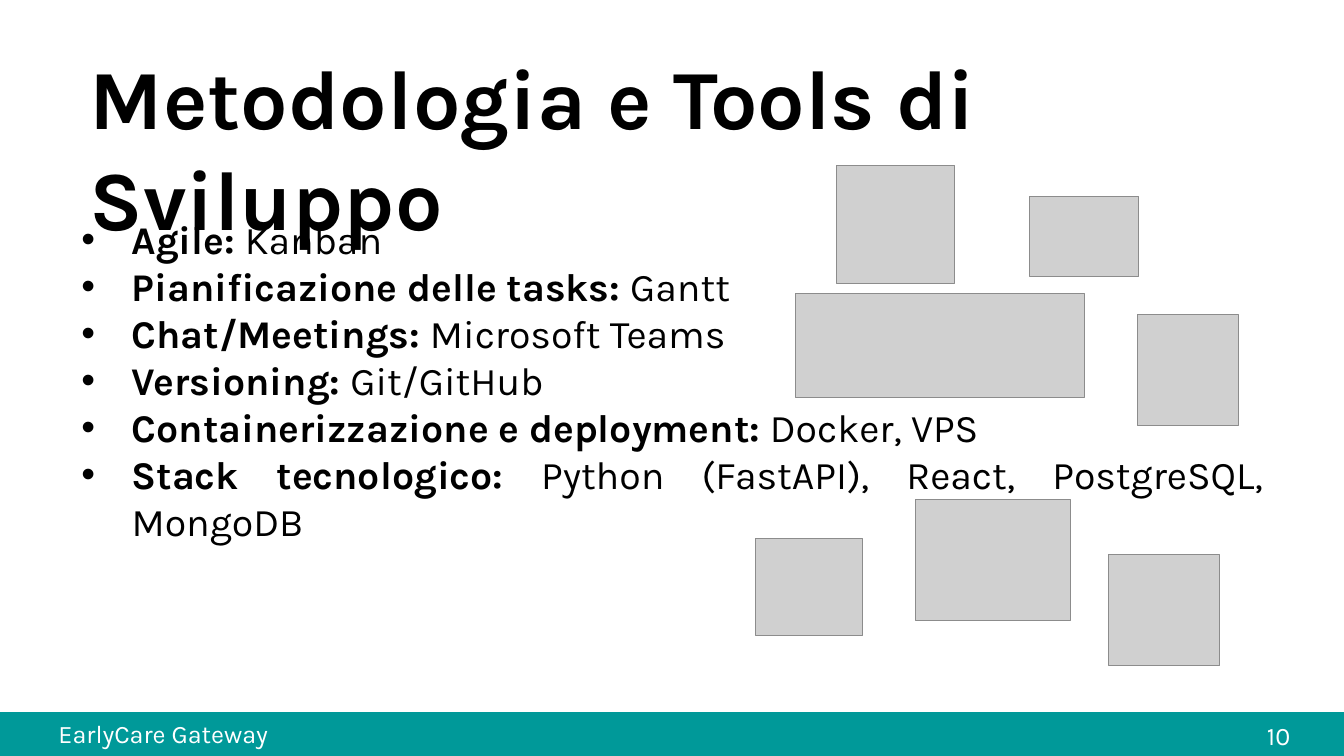
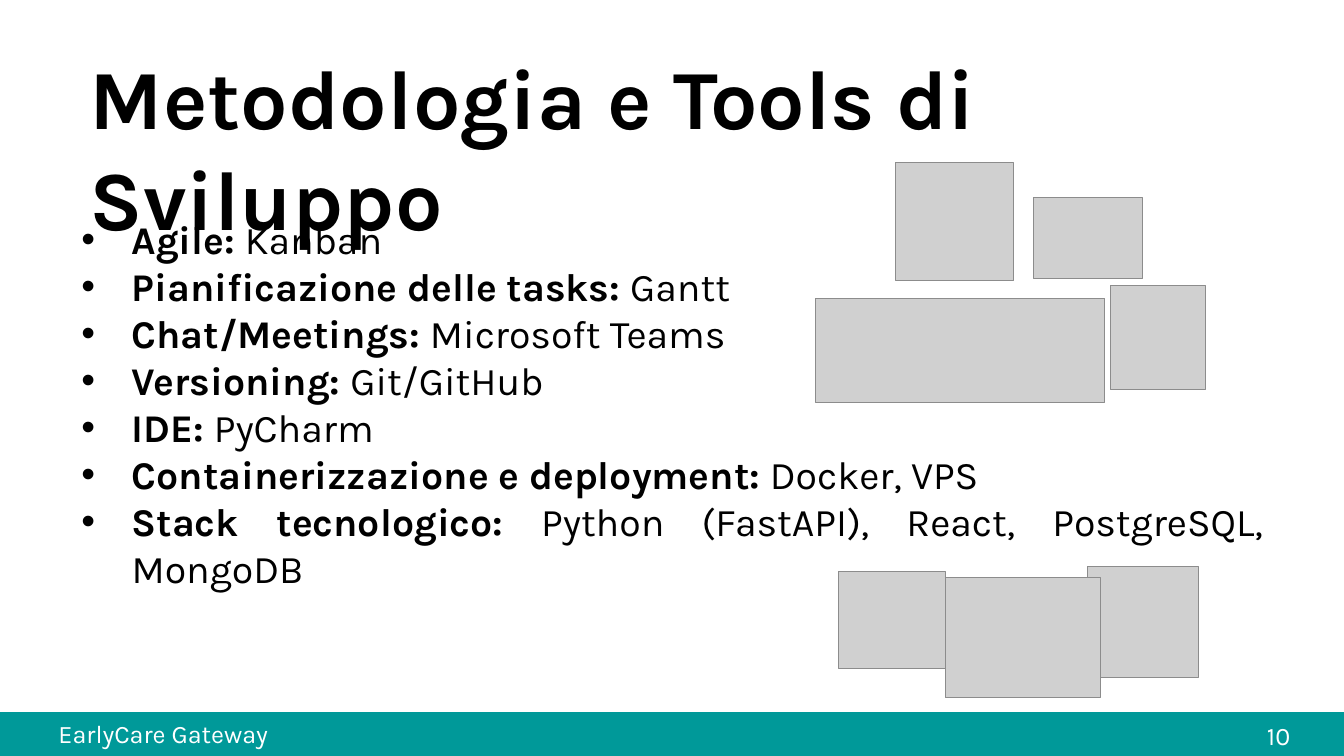
Before and after one commit to carrieroroberto/early_care_gateway, a slide deck: slide 11 of docs/presentation_powerpoint.pptx. Drawn at 1344x756 pixels with LibreOffice and Linux fonts; fonts in the diff are those of the drawing; grey boxes stand for pictures. Boxes give left, top, right and bottom in pixels: in the first picture for what was removed or moved away, otherwise in the second. Text is boxed around its words. In the diff, an @@ line names an element or a change of style, - is before the commit and + after.

Commit message:
ppt updated

```diff
--- a/docs/presentation_powerpoint.pptx
+++ b/docs/presentation_powerpoint.pptx
@@ picture: place and size @@
-picture at [837, 165, 955, 283]
+picture at [896, 163, 1014, 281]
@@ picture: place and size @@
-picture at [796, 293, 1085, 397]
+picture at [817, 298, 1106, 402]
@@ picture: place and size @@
-picture at [1137, 315, 1238, 425]
+picture at [1111, 285, 1206, 389]
@@ text at [132, 415, 374, 452]: paragraph added @@
+• IDE: PyCharm
@@ picture: place and size @@
-picture at [1109, 555, 1220, 665]
+picture at [1087, 567, 1198, 678]
@@ picture: place and size @@
-picture at [756, 538, 863, 635]
+picture at [839, 572, 946, 668]
@@ picture: place and size @@
-picture at [915, 500, 1071, 621]
+picture at [946, 578, 1101, 699]
```
Also in this commit, not shown: 3 other slides changed, 1 slide added, 1 other file.
